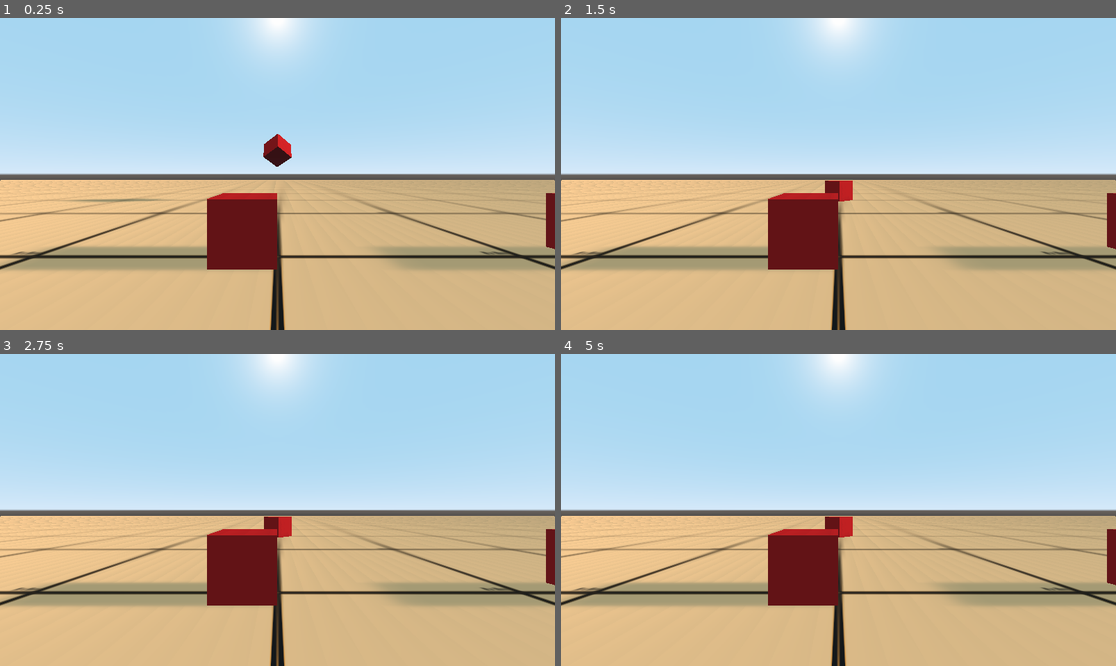
Above: before the commit, frames 1-4 (two rows, left to right).
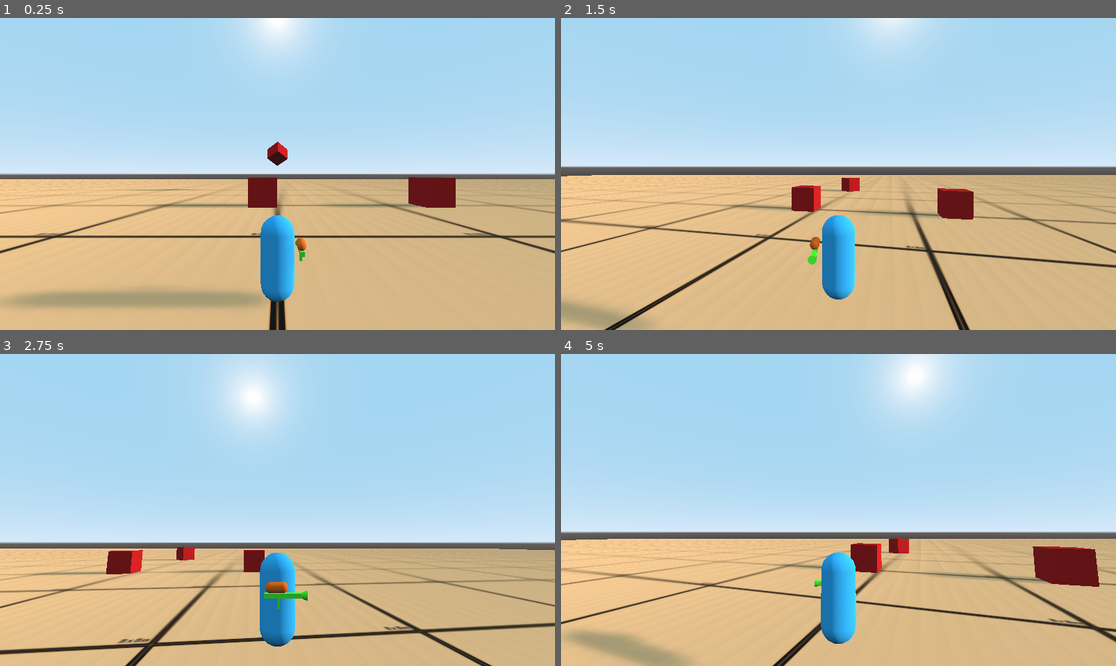
Above: after the commit, the same moments.

Repository: mikatomik/project-s
Game: Godot game, scene res://assets/maps/misc/dev_plane/DevPlane.tscn
Same seed, same stepped clock (60 frames per second), same inputs: the game is played once before the commit and once after it.
Inputs (mouse positions are in pixels of both pictures, inside the frame that each line leads up to):
- Up to frame 1 (0.25 s): no input
- Up to frame 2 (1.5 s): move the mouse to (960, 158) at 0.52 s; hold D (right) 0.53-1.28 s; tap Space (jump) at 0.6, 0.77, 1.07, 1.35 s; move the mouse to (727, 189) at 1.27 s; hold S (back) from 1.28 s (still down)
- Up to frame 3 (2.75 s): tap Space (jump) at 1.52, 1.82, 2.1 s; move the mouse to (333, 441) at 2.02 s; release S (back) at 2.03 s; hold D (right) from 2.03 s (still down)
- Up to frame 4 (5 s): move the mouse to (810, 572) at 2.77 s; release D (right) at 2.78 s; hold W (forward) 2.78-3.53 s; tap Space (jump) at 2.85, 3.02, 3.32, 3.6, 3.77, 4.07, 4.35, 4.52, 4.82 s; move the mouse to (1005, 556) at 3.52 s; hold A (left) from 3.53 s (still down); move the mouse to (672, 463) at 4.27 s

The runs differ from the first frame. In frame 1, 17% of the frame differs, in the area x 0-100%, y 37-100%; in frame 2, 21%; in frame 3, 29%, in the area x 0-100%, y 0-100%; in frame 4, 29%.

Commit message:
Add view model implementing character movement
Basic movement and mouse aim is implemented.  The view model is added to
DevPlane (replacing the static camera) for testing.

Signed-off-by: Malfurious <m@lfurio.us>

Diff:
--- a/assets/maps/misc/dev_plane/DevPlane.tscn
+++ b/assets/maps/misc/dev_plane/DevPlane.tscn
@@ -1,6 +1,7 @@
-[gd_scene load_steps=8 format=2]
+[gd_scene load_steps=9 format=2]
 
 [ext_resource path="res://assets/maps/misc/dev_plane/tile_color.png" type="Texture" id=1]
+[ext_resource path="res://assets/view_model/ViewModel.tscn" type="PackedScene" id=2]
 
 [sub_resource type="SpatialMaterial" id=6]
 albedo_texture = ExtResource( 1 )
@@ -29,8 +30,8 @@
 shadow_enabled = true
 directional_shadow_blend_splits = true
 
-[node name="Camera" type="Camera" parent="."]
-transform = Transform( 1, 0, 0, 0, 1, 0, 0, 0, 1, 0, 2.70758, 7.29223 )
+[node name="ViewModel" parent="." instance=ExtResource( 2 )]
+transform = Transform( 1, 0, 0, 0, 1, 0, 0, 0, 1, 0, 0.8, 12 )
 
 [node name="Geometry" type="Spatial" parent="."]
 
--- /dev/null
+++ b/assets/view_model/ViewModel.gd
@@ -0,0 +1,61 @@
+extends Spatial
+
+export var aim_sensitivity = 0.035
+export var movement_speed = 7
+export var jump_strength = 12.5
+export var gravity = 35
+
+var velocity = Vector3.ZERO
+var snap = Vector3.DOWN
+
+onready var character = $BaseCharacter
+onready var anchor = $Anchor
+onready var spring_arm = $Anchor/SpringArm
+
+func _ready():
+	Input.set_mouse_mode(Input.MOUSE_MODE_CAPTURED)
+
+func _process(_delta):
+	# The character model and the spring arm anchor are independent to allow them to rotate
+	# independently.  Recouple their translations here so that the camera follows the model through
+	# space.
+	anchor.translation = character.translation
+
+func _physics_process(delta):
+	# Intended movement direction with the rotational angle adjusted by the camera's aim direction
+	var move_direction = Vector3.ZERO
+	move_direction.x = Input.get_action_strength("right") - Input.get_action_strength("left")
+	move_direction.z = Input.get_action_strength("back") - Input.get_action_strength("forward")
+	move_direction = move_direction.rotated(Vector3.UP, spring_arm.rotation.y).normalized()
+
+	# Update velocity by new movement direction and continued effect of "gravity"
+	velocity.x = move_direction.x * movement_speed
+	velocity.z = move_direction.z * movement_speed
+	velocity.y -= gravity * delta
+
+	# Snap vector management: set to ZERO to enable jumping, DOWN otherwise to stick to surfaces.
+	# Allow jump action for only one frame if already standing on a floor.
+	var just_landed = character.is_on_floor() and snap == Vector3.ZERO
+	var jump = character.is_on_floor() and Input.is_action_just_pressed("jump")
+	if jump:
+		velocity.y = jump_strength
+		snap = Vector3.ZERO
+	elif just_landed:
+		snap = Vector3.DOWN
+
+	# Move character.  Param 4 (true) means stop on slopes
+	velocity = character.move_and_slide_with_snap(velocity, snap, Vector3.UP, true)
+
+	# Update character look direction if moved
+	if move_direction.length() > 0.2:
+		var look_direction = Vector2(-velocity.z, -velocity.x)
+		character.rotation.y = look_direction.angle()
+
+func _unhandled_input(event):
+	# Implement mouse aim direction
+	if event is InputEventMouseMotion:
+		spring_arm.rotation_degrees.x -= event.relative.y * aim_sensitivity
+		spring_arm.rotation_degrees.x = clamp(spring_arm.rotation_degrees.x, -90, 90)
+
+		spring_arm.rotation_degrees.y -= event.relative.x * aim_sensitivity
+		spring_arm.rotation_degrees.y = wrapf(spring_arm.rotation_degrees.y, 0, 360)
--- /dev/null
+++ b/assets/view_model/ViewModel.tscn
@@ -0,0 +1,18 @@
+[gd_scene load_steps=3 format=2]
+
+[ext_resource path="res://assets/characters/base_character/BaseCharacter.tscn" type="PackedScene" id=1]
+[ext_resource path="res://assets/view_model/ViewModel.gd" type="Script" id=2]
+
+[node name="ViewModel" type="Spatial"]
+script = ExtResource( 2 )
+
+[node name="BaseCharacter" parent="." instance=ExtResource( 1 )]
+
+[node name="Anchor" type="Spatial" parent="."]
+
+[node name="SpringArm" type="SpringArm" parent="Anchor"]
+transform = Transform( 1, 0, 0, 0, 1, 0, 0, 0, 1, 0, 1.5, 0 )
+spring_length = 4.0
+margin = 0.05
+
+[node name="Camera" type="Camera" parent="Anchor/SpringArm"]
